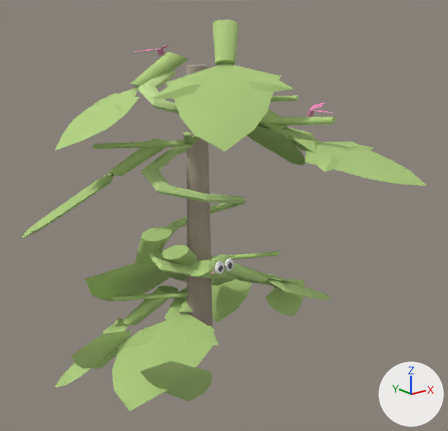
An edit to the glTF model web-forest/public/model/species/bougainvillea-spectabilis.glb, drawn before and after from the same camera.
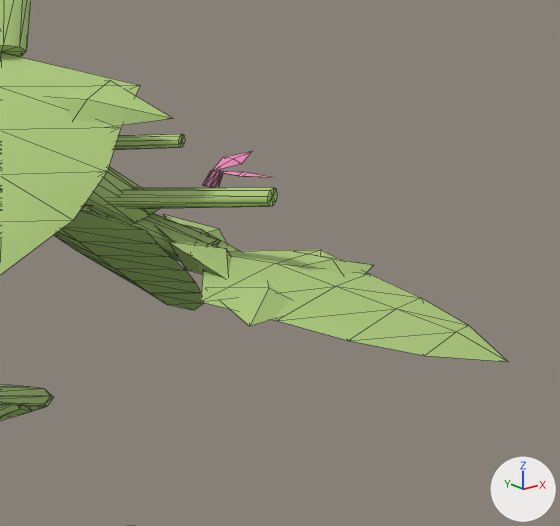
The first picture shows the older version from a camera (50 mm lens) standing at (-1.096, -1.376, 1.017) and looking at (0.0, -0.006, 0.469). The close-ups show the older and then the newer version on the part from 50% to 100% of the width and 10% to 58% of the height of that picture. Only the edits that show in the close-ups are written down. Lighting does not change. The marker at lower right points along +X, +Y and +Z. The close-ups show mesh edges as thin lines. Where no turn or scale is listed for an object, it has been applied to the vertices. Vertices at exactly the same position are counted once.

The first close-up shows 'climber', 'p10', 'p11', 'p12', 'p15'.
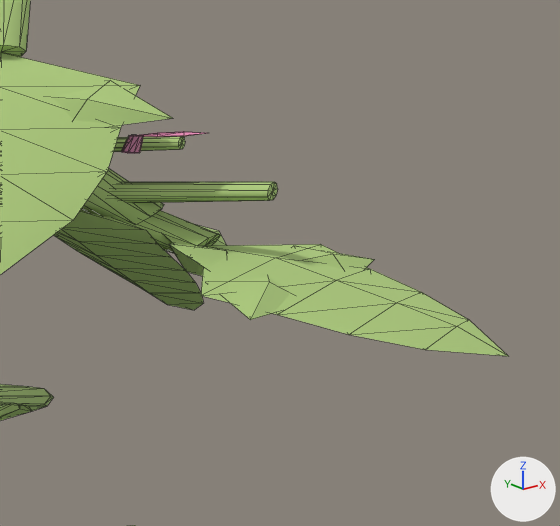
The edits, one by one:
me_mesh_10 is used by ob_p10; location (-0.041, 0.065, 0.742).
me_mesh_10 had 99 vertices, 172 faces and spanned x -0.022..0.559, y -0.425..0.011, z -0.19..0.032.
me_mesh_10 now has 68 vertices, 120 faces and spans x -0.022..0.559, y -0.425..0.011, z -0.19..0.019.
me_mesh_10 part 1: the loose piece of 20 vertices spanning x 0.322..0.351, y -0.129..-0.111, z -0.001..0.019 is deleted.
me_mesh_10 part 2: the loose piece of 11 vertices spanning x 0.335..0.431, y -0.171..-0.097, z 0.011..0.032 is deleted.
me_mesh_11 is used by ob_p11; location (-0.041, 0.065, 0.801).
Verts and faces of me_mesh_11; kept vertices keep their numbers, new ones are numbered from 68.
me_mesh_11 had 68 vertices, 120 faces and spanned x -0.015..0.495, y -0.249..0.009, z -0.242..0.017.
me_mesh_11 now has 98 vertices, 172 faces and spans x -0.015..0.495, y -0.249..0.009, z -0.242..0.023.
me_mesh_11 part 3: a new loose piece of 20 vertices spanning x 0.14..0.169, y -0.176..-0.161, z 0.001..0.021, in mat_flat.
Part 4, on me_mesh_11:
New vertex 68 is at (0.152, -0.168, 0.02), pixel (130, 135).
New vertex 69 is at (0.184, -0.178, 0.023), pixel (157, 132).
New vertex 70 is at (0.191, -0.17, 0.02), pixel (156, 133).
New vertex 71 is at (0.177, -0.186, 0.02), pixel (157, 136).
New vertex 72 is at (0.184, -0.178, 0.017), pixel (156, 137).
New vertex 73 is at (0.224, -0.178, 0.02), pixel (182, 132).
New vertex 74 is at (0.215, -0.188, 0.022), pixel (183, 131).
New vertex 75 is at (0.206, -0.197, 0.02), pixel (183, 135).
New vertex 76 is at (0.215, -0.188, 0.017), pixel (183, 136).
New vertex 77 is at (0.247, -0.198, 0.019).
New faces: (68, 69, 70), (68, 71, 69), (68, 72, 71), (68, 70, 72), (69, 73, 70), (69, 74, 73).
New faces: (69, 71, 74), (71, 75, 74), (71, 72, 75), (72, 76, 75), (70, 76, 72), (70, 73, 76).
New faces: (73, 74, 77), (74, 75, 77), (75, 76, 77), (73, 77, 76).
Object 'p10' (ob_p10) moves from (-0.041, 0.065, 0.742) to (-0.041, 0.065, 0.748).
Object 'p11' (ob_p11) moves from (-0.041, 0.065, 0.801) to (-0.041, 0.065, 0.798).

Location of each change, [x1, y1, x2, y2] in pixels of the close-ups (560 x 526 px):
'p10', reshaped, moved (17% shorter): before [81, 151, 508, 362]; after [81, 182, 508, 356]
'p11', reshaped, moved: before [83, 134, 240, 278]; after [82, 131, 227, 276]
part 1 of me_mesh_10, deleted: before [203, 170, 223, 187]
part 2 of me_mesh_10, deleted (pink): before [213, 151, 271, 177]
part 3 of me_mesh_11, added: after [121, 135, 143, 153]
part 4 of me_mesh_11, added: after [134, 131, 206, 137]
